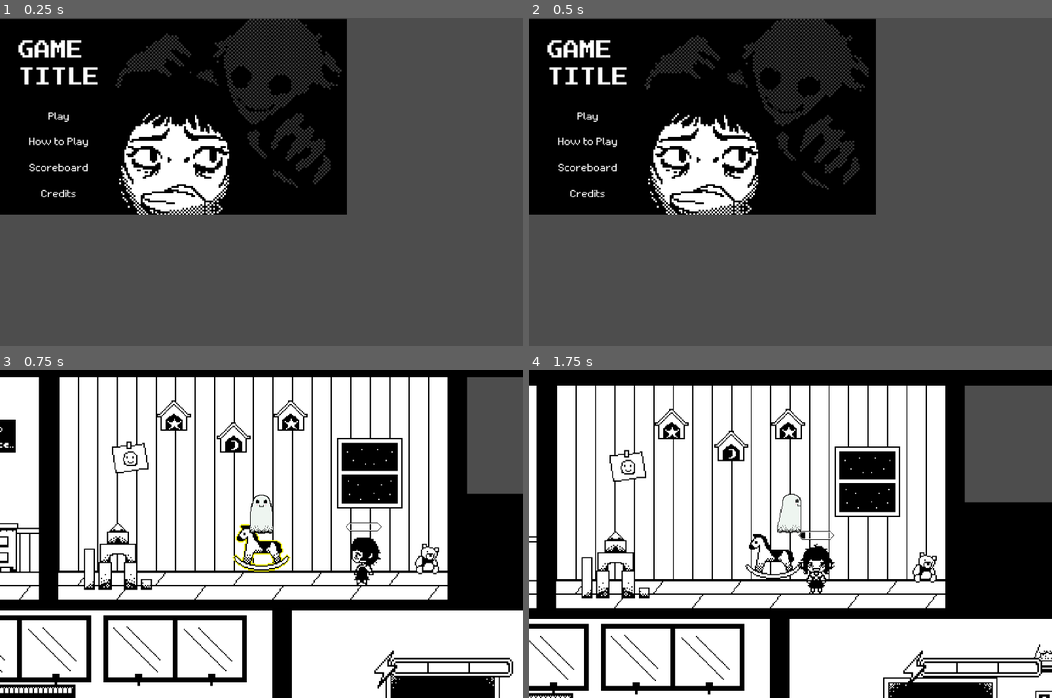
Above: before the commit, frames 1-4 (two rows, left to right).
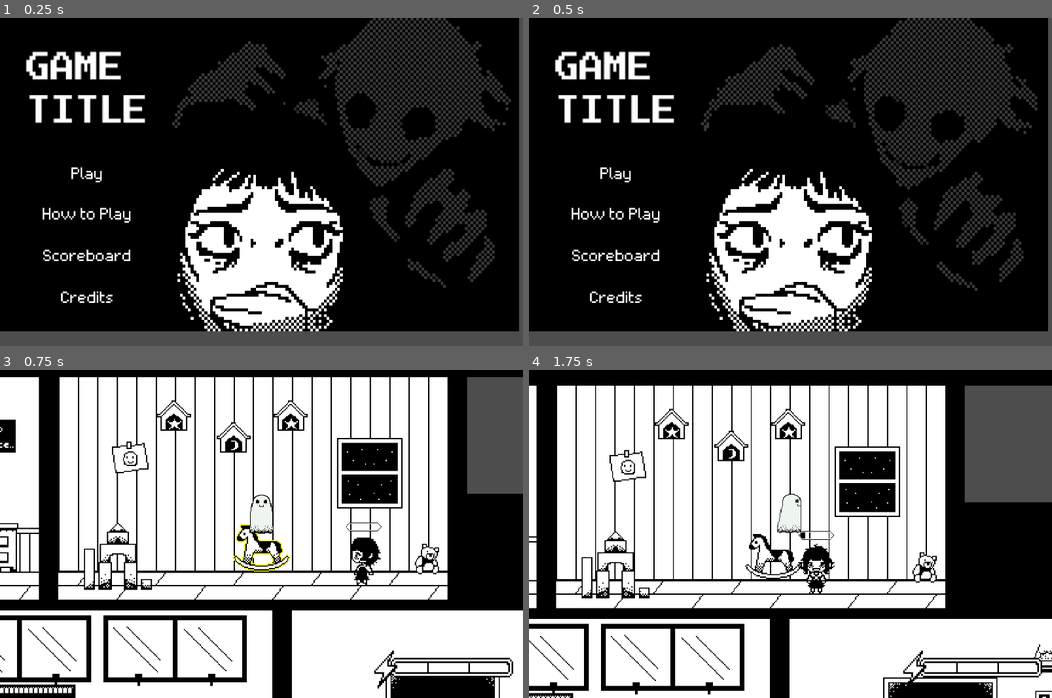
Above: after the commit, the same moments.

Repository: lykarevalde/GameJam
Game: Godot game, scene res://scenes/main_menu.tscn
Same seed, same stepped clock (60 frames per second), same inputs: the game is played once before the commit and once after it.
Inputs (mouse positions are in pixels of both pictures, inside the frame that each line leads up to; where the layout moved, square brackets give the same spot in the first picture):
- Up to frame 1 (0.25 s): no input
- Up to frame 2 (0.5 s): no input
- Up to frame 3 (0.75 s): click (88, 524) [57, 468] at 0.5 s
- Up to frame 4 (1.75 s): tap Enter (ui_accept) at 1.25, 1.52 s; hold Right (ui_right) from 1.28 s (still down); tap E (amuse) at 1.35 s

The runs differ from the first frame. In frame 1, 63% of the frame differs, in the area x 0-100%, y 0-96%; in frame 2, 63%; in frame 3, nothing differs; in frame 4, nothing differs.

Commit message:
Update main_menu.tscn

Diff:
--- a/scenes/main_menu.tscn
+++ b/scenes/main_menu.tscn
@@ -441,6 +441,10 @@
 scale = Vector2(1.631111, 1.9823009)
 texture = ExtResource("8_tbmy8")
 
+[node name="Camera2D" type="Camera2D" parent="."]
+position = Vector2(576, 341)
+zoom = Vector2(1.5, 1.6)
+
 [connection signal="pressed" from="VBoxContainer/Play" to="." method="_on_play_pressed"]
 [connection signal="pressed" from="VBoxContainer/how to play" to="." method="_on_how_to_play_pressed"]
 [connection signal="pressed" from="VBoxContainer/scoreboard" to="." method="_on_scoreboard_pressed"]
